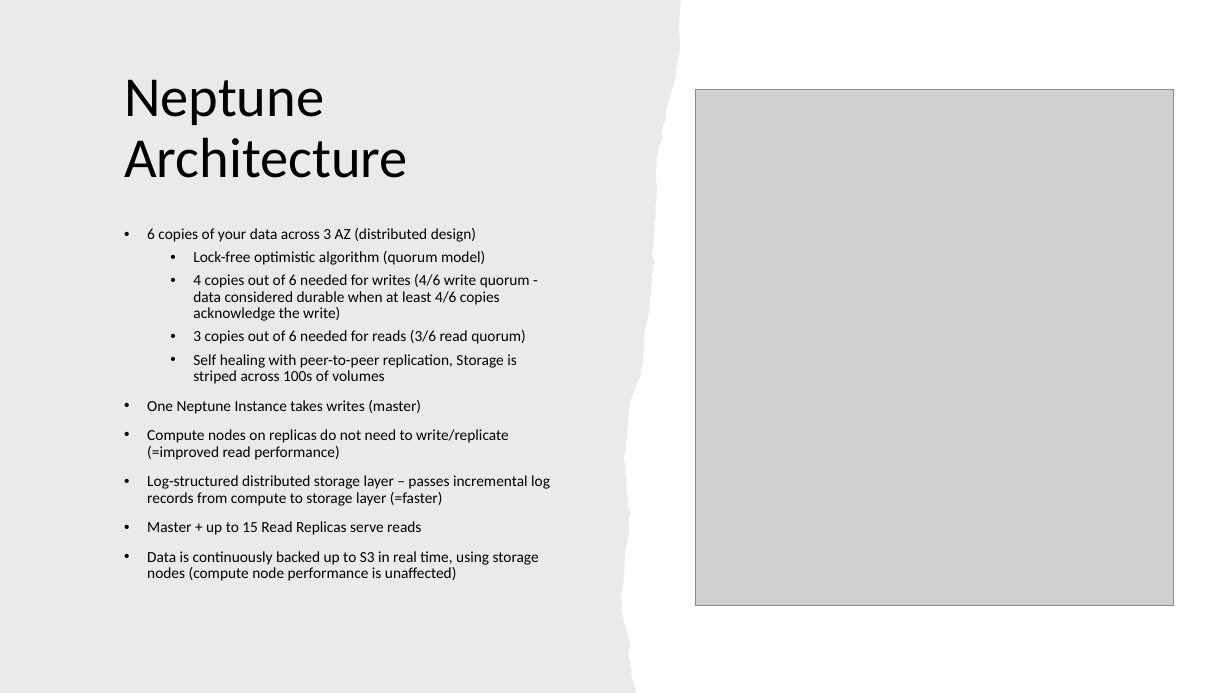
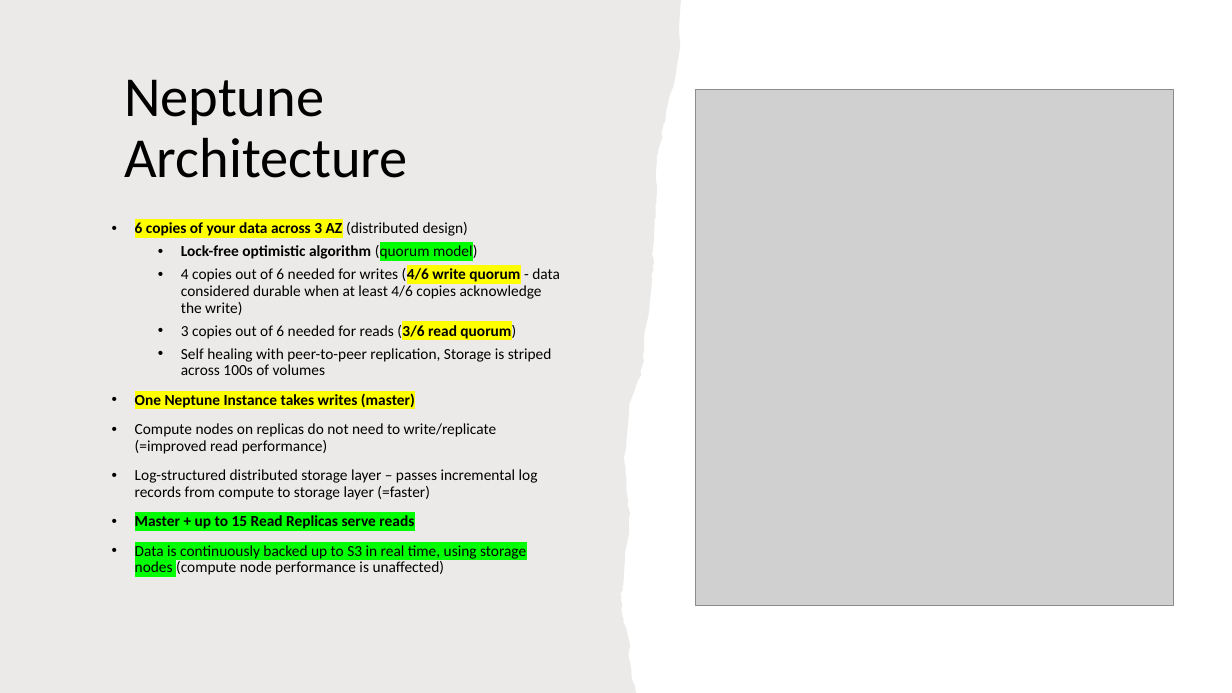
Before and after one commit to IlyaChakun/aws-iba-courses, a slide deck: slide 5 of lecture-materials/Databases/Neptune/aws_neptune.pptx. Drawn at 1232x693 pixels with LibreOffice and Linux fonts; fonts in the diff are those of the drawing; grey boxes stand for pictures. Boxes give left, top, right and bottom in pixels: in the first picture for what was removed or moved away, otherwise in the second. Text is boxed around its words. In the diff, an @@ line names an element or a change of style, - is before the commit and + after.

```diff
--- a/lecture-materials/Databases/Neptune/aws_neptune.pptx
+++ b/lecture-materials/Databases/Neptune/aws_neptune.pptx
@@ text "6 copies of your data ...": place and size @@
-text "6 copies of your data ..." at bbox=[147, 228, 550, 581]
+text "6 copies of your data ..." at bbox=[135, 222, 560, 575]
@@ text at bbox=[135, 222, 560, 575]: highlight none to #FFFF00 in "6 copies of your data across 3 ...", "(4/6 write quorum", "(3/6 read quorum)", "One Neptune Instance takes writes (master)"; bold on in "6 copies of your data across 3 ...", "Lock-free optimistic algorithm", "(4/6 write quorum", "(3/6 read quorum)" and 2 more places; highlight none to #00FF00 in "(quorum model)", "Master + up to 15 Read Replicas ...", "Data is continuously backed up to S3 ..." @@
```
Also in this commit, not shown: 17 other slides changed, 5 other files.
